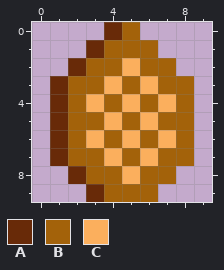
One commit to this pixel-art sprite: sprites/spr_testseed/ffb3f77c-0665-45ed-982e-f3e8126c30fd.png. The picture above is the old version.
The file is 60x60 pixels, drawn in blocks of 6x6; one block is one cell here.
Palette (. is transparent): A #682a08  B #a3620a  C #fbaf5d
Pixels before, first column x 1:
 0 ...AB...
 1 ..ABBB..
 2 .ABBCBB.
 3 ABBCBCBB
 4 ABCBCBCB
 5 ABBCBCBB
 6 ABCBCBCB
 7 ABBCBCBB
 8 .ABBCBB.
 9 ..ABBB..
After the commit:
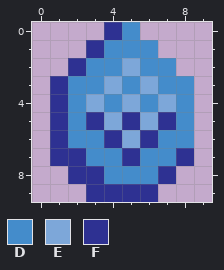
Colours new in this view: D #448ccb  E #7da7d9  F #2e3192
From old to new:
Changed rows in their new state; - is an unchanged pixel.
first column x 1:
 0 ---FD---
 1 --FDDD--
 2 -FDDEDD-
 3 FDDEDEDD
 4 FDEDEDED
 5 FDFEFEFD
 6 FDDFEFDD
 7 FFDDFDDF
 8 -FFDDDF-
 9 --FFFF--
Pixel boxes of the changes (left, top, right, bottom) in both pictures:
changed: (50, 22, 194, 202)
